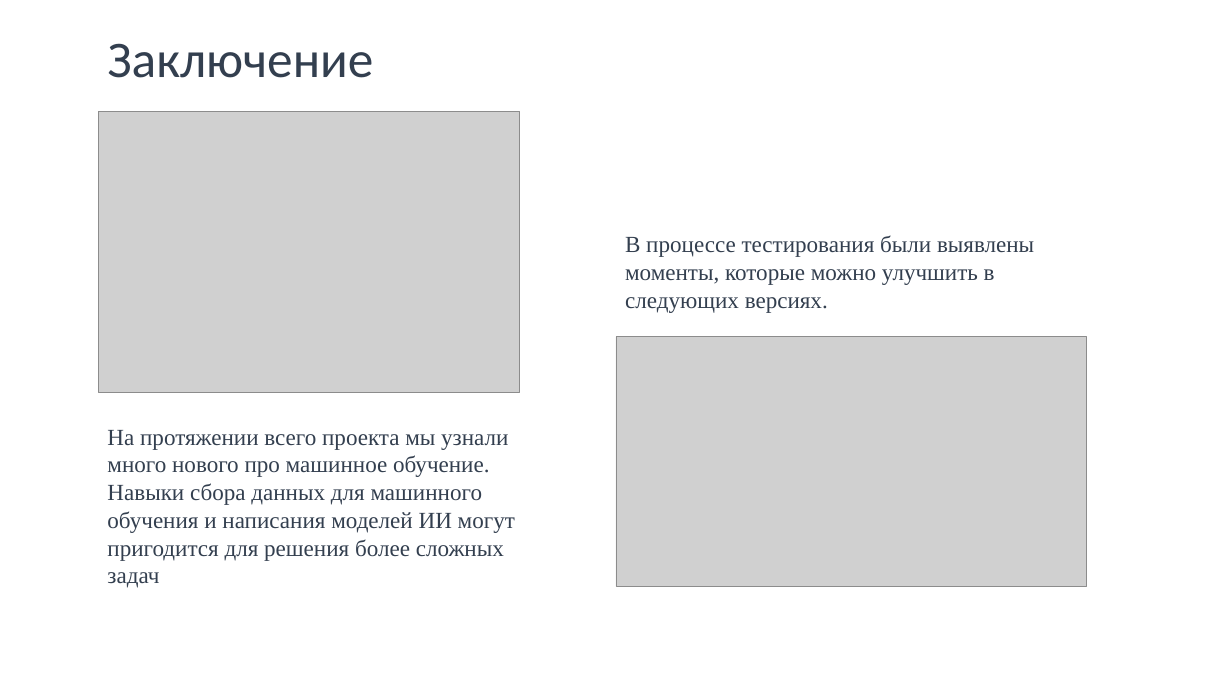
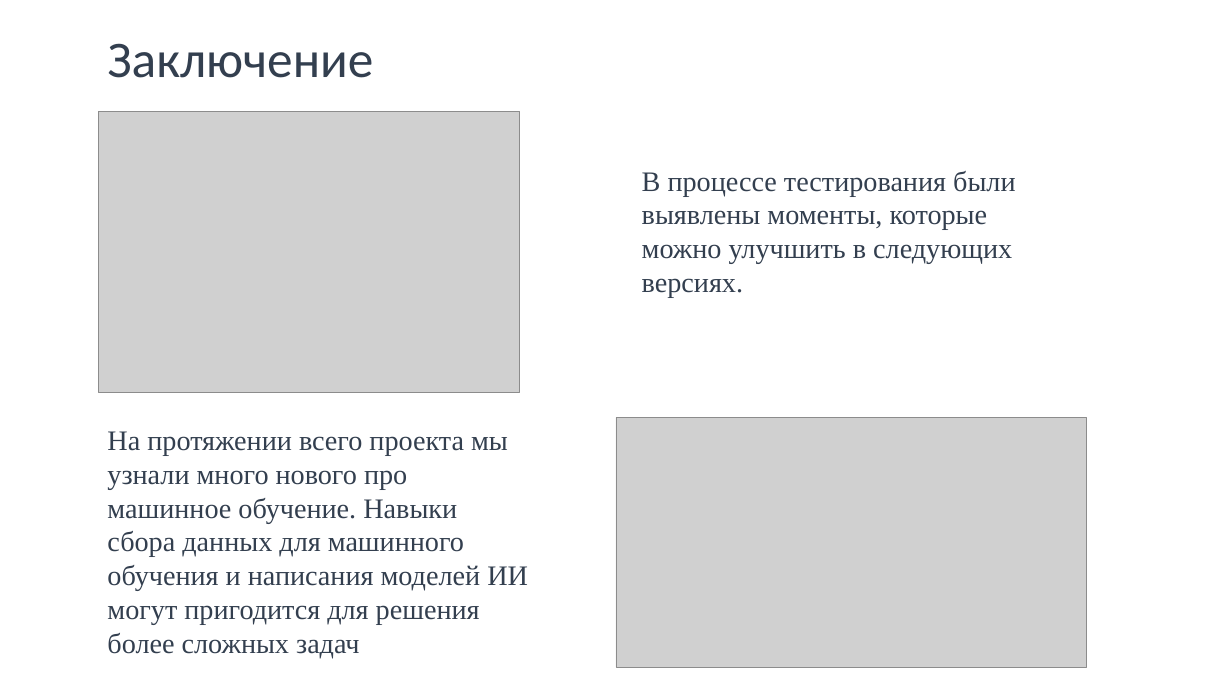
Before and after one commit to alivia-school/project-6c-ML, a slide deck: slide 9 of docs/Презентация.Машинное обучение.pptx. Drawn at 1232x693 pixels with LibreOffice and Linux fonts; fonts in the diff are those of the drawing; grey boxes stand for pictures; background and template pictures are left out. Boxes give left, top, right and bottom in pixels: in the first picture for what was removed or moved away, otherwise in the second. Text is boxed around its words. In the diff, an @@ line names an element or a change of style, - is before the commit and + after.

```diff
--- a/docs/Презентация.Машинное обучение.pptx
+++ b/docs/Презентация.Машинное обучение.pptx
@@ text "В процессе тестирования были выявлены ..." at (x1=642, y1=171, x2=1015, y2=297): size 18 to 22 pt @@
@@ text "В процессе тестирования были выявлены ..." moved from (x1=625, y1=235, x2=1034, y2=313) to (x1=642, y1=171, x2=1015, y2=297) @@
@@ text "На протяжении всего проекта мы ..." at (x1=107, y1=431, x2=528, y2=658): size 18 to 22 pt @@
@@ picture moved from (x1=616, y1=337, x2=1088, y2=587) to (x1=616, y1=418, x2=1088, y2=667) @@
```
Also in this commit, not shown: 3 other slides changed, 1 slide added, 3 other files.
